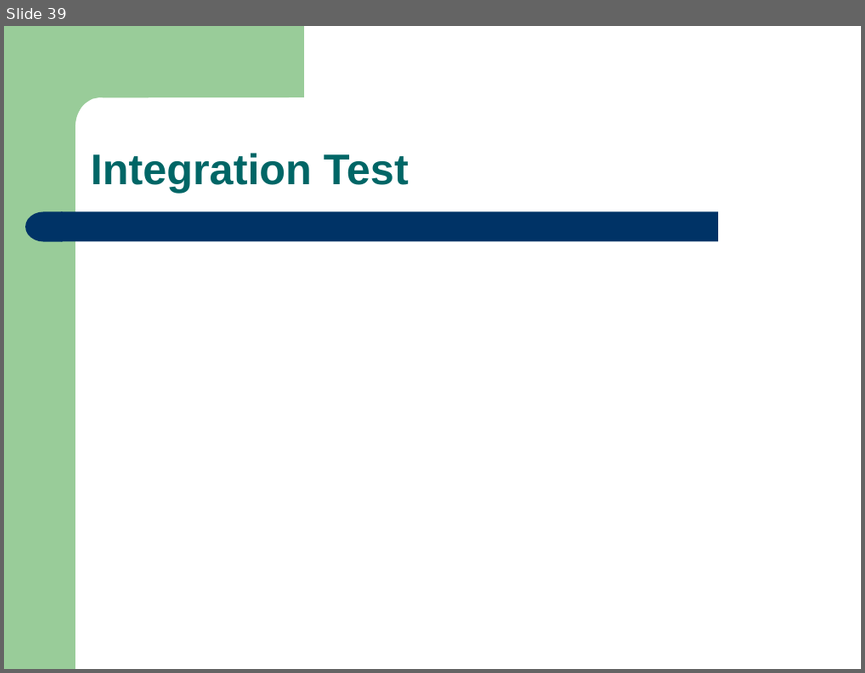
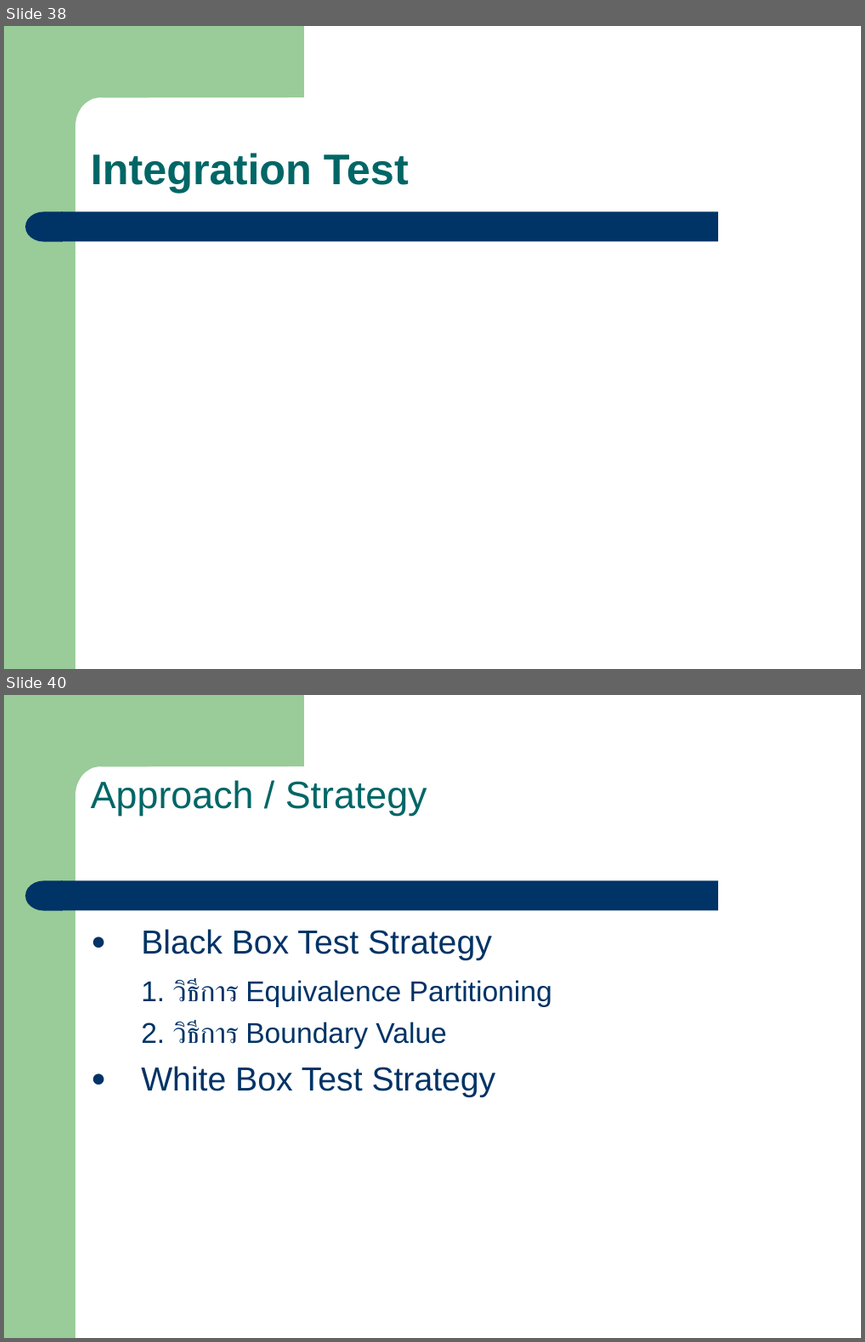
Before and after one commit to eseawind/simple-mrp, a slide deck: simple-mrp-doc/Simple_MRP_Present_V1.2_POM_20110226.ppt. Shown one above the other, each under a label of ours: slide 39 before the commit, slides 38 and 40 after it; the slides between them are not shown. The pictures are 865x673 and 865x1342 pixels, drawn with LibreOffice and Linux fonts; fonts in the diff are those of the drawing. Boxes give left, top, right and bottom in pixels: in the first picture for what was removed or moved away, otherwise in the second. Text is boxed around its words. In the diff, an @@ line names an element or a change of style, - is before the commit and + after.

```diff
--- a/simple-mrp-doc/Simple_MRP_Present_V1.2_POM_20110226.ppt
+++ b/simple-mrp-doc/Simple_MRP_Present_V1.2_POM_20110226.ppt
@@ slide 40 added at bbox=[4, 695, 861, 1338], background #FFFFFF; not listed: 4 template elements that a slide beside it also shows @@
@@ text added at bbox=[91, 780, 427, 816], 32 pt, text #006666 @@
+Approach / Strategy
@@ text added at bbox=[141, 929, 552, 1097], 24 pt, text #003366 @@
+● Black Box Test Strategy
+1. วิธีการ Equivalence Partitioning
+2. วิธีการ Boundary Value
+● White Box Test Strategy
@@ what was slide 39 is now slide 38 @@
```
Also in this commit, not shown: 1 slide changed, 24 other slides added, 2 slides removed, 3 other files.
